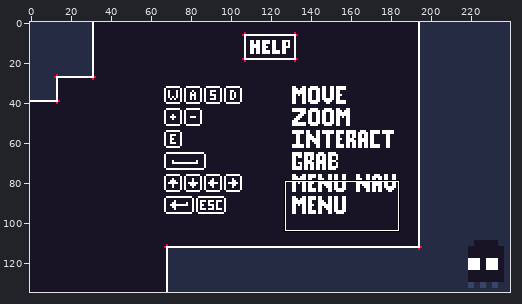
Two states of a pixel-art file, Adumbration/Content/AsepriteFiles/help.aseprite. The picture above shows the old version from afar; the outline marks the close-up.
Close-up. First the earlier version:
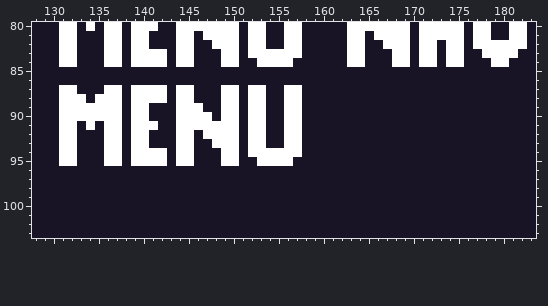
240x135 pixels, 1 frame. Shown: x 128..183, y 80..103.
The same view after the edit:
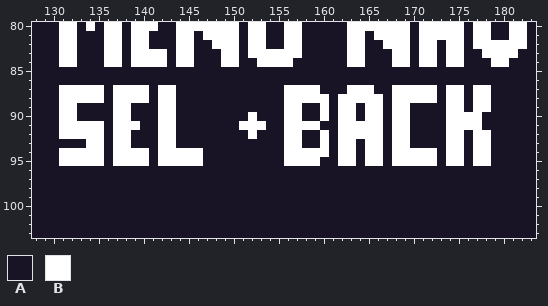
Palette (. is transparent): A #181425  B #ffffff
Commit message: Added help menu and removed stats menu
Edits made:
--- layer "instructions"
@@ x 128..183 @@
  86 AAAAAAAAAAAAAAAAAAAAAAAAAAAAAAAAAAAAAAAAAAAAAAAAAAAAAAAA
- 87 AAABBAAABBABBBBABBAAABBABBAABBAAAAAAAAAAAAAAAAAAAAAAAAAA
- 88 AAABBBABBBABBBBABBAAABBABBAABBAAAAAAAAAAAAAAAAAAAAAAAAAA
- 89 AAABBBBBBBABBAAABBBAABBABBAABBAAAAAAAAAAAAAAAAAAAAAAAAAA
- 90 AAABBBBBBBABBAAABBBBABBABBAABBAAAAAAAAAAAAAAAAAAAAAAAAAA
- 91 AAABBABABBABBBAABBBBBBBABBAABBAAAAAAAAAAAAAAAAAAAAAAAAAA
- 92 AAABBAAABBABBAAABBABBBBABBAABBAAAAAAAAAAAAAAAAAAAAAAAAAA
- 93 AAABBAAABBABBAAABBAABBBABBAABBAAAAAAAAAAAAAAAAAAAAAAAAAA
- 94 AAABBAAABBABBBBABBAAABBABBBBBBAAAAAAAAAAAAAAAAAAAAAAAAAA
- 95 AAABBAAABBABBBBABBAAABBAABBBBAAAAAAAAAAAAAAAAAAAAAAAAAAA
+ 87 AAABBBBBABBBBABBAAAAAAAAAAAABBBBAAABBBAABBBBBABBABBAAAAA
+ 88 AAABBBBBABBBBABBAAAAAAAAAAAABBBBBABBBBBABBBBBABBABBAAAAA
+ 89 AAABBAAAABBAAABBAAAAAAAAAAAABBAABABBABBABBAAAABBABBAAAAA
+ 90 AAABBAAAABBAAABBAAAAAAAABAAABBAABABBABBABBAAAABBBBAAAAAA
+ 91 AAABBBBBABBBAABBAAAAAAABBBAABBBBAABBBBBABBAAAABBBBAAAAAA
+ 92 AAABBBBBABBAAABBAAAAAAAABAAABBAABABBBBBABBAAAABBABBAAAAA
+ 93 AAAAAABBABBAAABBAAAAAAAAAAAABBAABABBABBABBAAAABBABBAAAAA
+ 94 AAABBBBBABBBBABBBBBAAAAAAAAABBBBBABBABBABBBBBABBABBAAAAA
+ 95 AAABBBBBABBBBABBBBBAAAAAAAAABBBBAABBABBABBBBBABBABBAAAAA
  96 AAAAAAAAAAAAAAAAAAAAAAAAAAAAAAAAAAAAAAAAAAAAAAAAAAAAAAAA
Boxes around the changes in both close-ups, in picture pixels (x1, y1, x2, y2):
changed: (59, 85, 491, 166)
